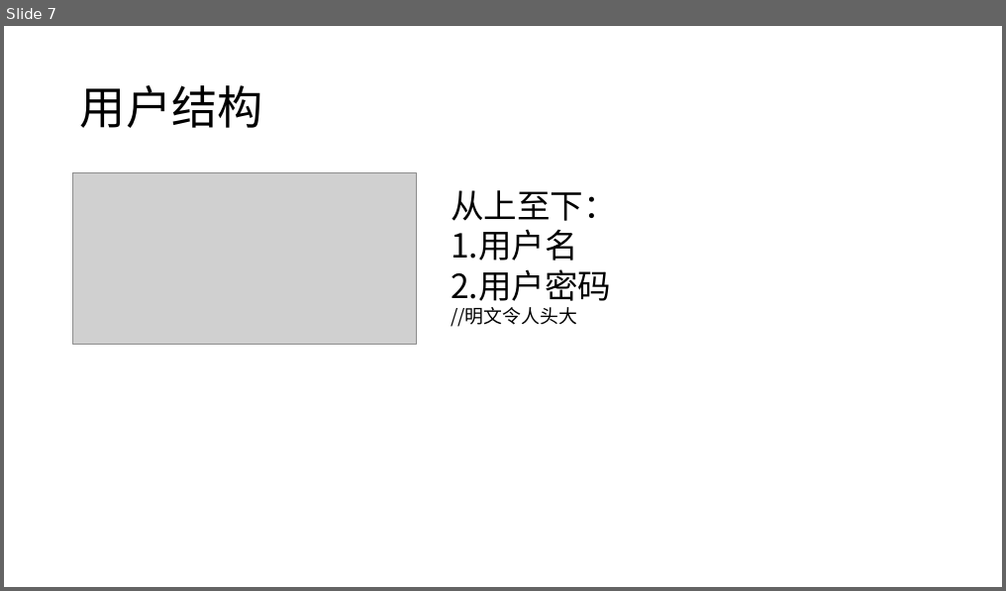
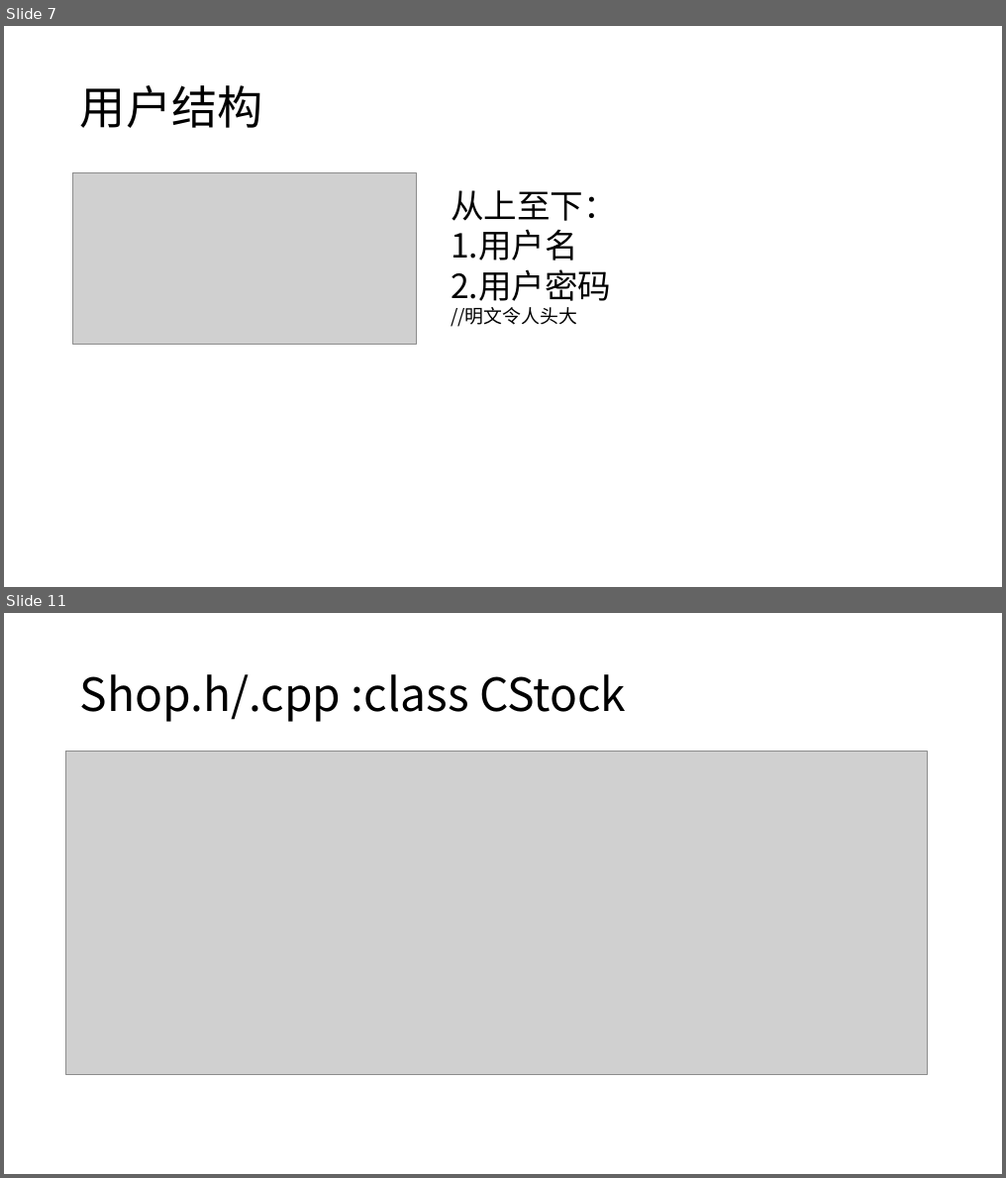
Before and after one commit to Price1999a/ProgramDesign, a slide deck: 大一下/protect1/docs/project1设计.pptx. Shown one above the other, each under a label of ours: slide 7 before the commit, slides 7 and 11 after it; the slides between them are not shown. The pictures are 1006x591 and 1006x1178 pixels, drawn with LibreOffice and Linux fonts; fonts in the diff are those of the drawing; grey boxes stand for pictures; background and template pictures are left out. Boxes give left, top, right and bottom in pixels: in the first picture for what was removed or moved away, otherwise in the second. Text is boxed around its words. In the diff, an @@ line names an element or a change of style, - is before the commit and + after.

```diff
--- a/大一下/protect1/docs/project1设计.pptx
+++ b/大一下/protect1/docs/project1设计.pptx
@@ slide 11 added at [4,613,1002,1174], background picture (left out) @@
@@ title added at [80,674,626,722], 44 pt, text #000000 @@
+Shop.h/.cpp :class CStock
@@ picture added at [66,752,927,1075] @@
```
Also in this commit, not shown: 1 slide changed, 7 other slides added, 45 other files.
